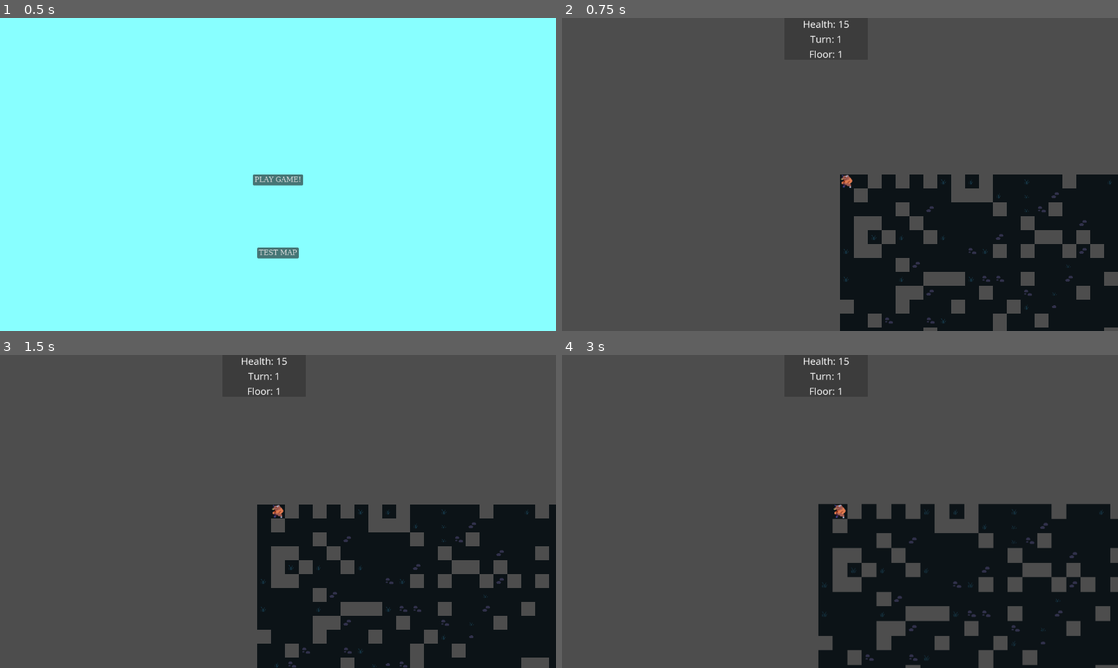
Above: before the commit, frames 1-4 (two rows, left to right).
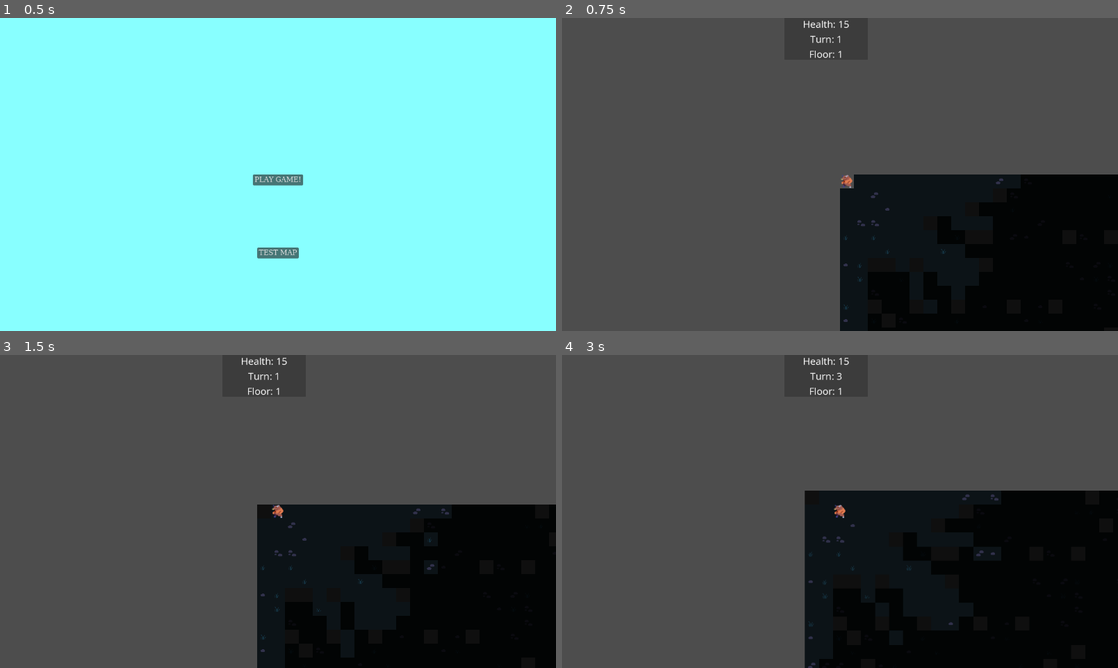
Above: after the commit, the same moments.

Repository: langel/ipsylial
Game: Godot game, scene res://scenes/main.tscn
The game is run twice, just before and just after one commit, with the same random seed, the same clock (stepped at 60 frames per second) and the same inputs.
Inputs (mouse positions are in pixels of both pictures, inside the frame that each line leads up to):
- Up to frame 1 (0.5 s): no input
- Up to frame 2 (0.75 s): click "TEST MAP" at 0.5 s
- Up to frame 3 (1.5 s): tap Enter at 1.25 s; move the mouse to (400, 495) at 1.27 s; hold D (move_right) from 1.28 s (still down); tap Space (space) at 1.35 s
- Up to frame 4 (3 s): tap Space (space) at 2, 2.1 s; move the mouse to (728, 527) at 2.02 s; release D (move_right) at 2.03 s; hold S (move_down) 2.03-2.78 s; tap Enter at 2.75 s; move the mouse to (895, 442) at 2.77 s; hold D (move_right) from 2.78 s (still down); tap Mouse wheel up (zoom_in) at 2.85 s

Frame 1 is identical in both runs. In frame 2, 5.6% of the frame differs, in the area x 50-100%, y 50-100%; in frame 3, 6.2%; in frame 4, 10%, in the area x 43-100%, y 5-100%.

Commit message:
los, fighting

Diff:
--- a/scenes/baddy.tscn
+++ b/scenes/baddy.tscn
@@ -28,3 +28,14 @@
 offset_top = -24.0
 offset_right = 51.0
 offset_bottom = -1.0
+
+[node name="HPBar" type="ColorRect" parent="."]
+layout_mode = 1
+anchors_preset = 12
+anchor_top = 1.0
+anchor_right = 1.0
+anchor_bottom = 1.0
+offset_top = -6.0
+grow_horizontal = 2
+grow_vertical = 0
+color = Color(0.509804, 0, 0, 0.470588)
--- a/scenes/baddy_scene.gd
+++ b/scenes/baddy_scene.gd
@@ -1,25 +1,95 @@
 extends Node
 
-var baddy : Baddy
-
+var baddy: Baddy
+var max_hp: int = 1  # Will be set when update_baddy() is called
 
 # Called when the node enters the scene tree for the first time.
 func _ready() -> void:
+	self.visible = false
 	pass # Replace with function body.
 
 func update_baddy(baddy: Baddy):
 	var sprite: Sprite2D = $Sprite2D
+	var hp_bar: ColorRect = $HPBar  # Ensure HPBar exists in the scene
+
 	self.baddy = baddy
 	self.baddy.scene = self
-	sprite.texture = baddy.get_texture_for_type(baddy.baddy_type)
+	sprite.texture = baddy.get_texture_for_type()
+
+	# Set max HP based on the baddy's initial HP
+	max_hp = baddy.hp
+
+	# Set HP bar size and color
+	hp_bar.color = Color(0, 1, 0, 1)  # Green for full health
+	hp_bar.visible = false  # Ensure the HP bar is visible
+	hp_bar.position.y = 26
+	hp_bar.position.x = 0
+	#hp_bar.size.x = 32
+
+	# Connect signals to their handlers
+	if not self.baddy.baddy_attacks.is_connected(_on_baddy_attacks):
+		self.baddy.baddy_attacks.connect(_on_baddy_attacks)
+
+	if not self.baddy.baddy_damaged.is_connected(_on_baddy_damaged):
+		self.baddy.baddy_damaged.connect(_on_baddy_damaged)
+
+	if not self.baddy.died.is_connected(_on_baddy_died):
+		self.baddy.died.connect(_on_baddy_died)
+
 
 func update_state():
 	var label = $Label
-	if self.baddy.behavior == Baddy.BaddyBehavior.CHILL:
-		label.text = ".."
-	elif self.baddy.behavior == Baddy.BaddyBehavior.SEEKING:
-		label.text = "+"
-	elif self.baddy.behavior == Baddy.BaddyBehavior.CONFIDENT:
-		label.text = "*"
-	elif self.baddy.behavior == Baddy.BaddyBehavior.STARTLED:
-		label.text = "!"
+	match self.baddy.behavior:
+		Baddy.BaddyBehavior.CHILL:
+			label.text = ".."
+		Baddy.BaddyBehavior.SEEKING:
+			label.text = "+"
+		Baddy.BaddyBehavior.CONFIDENT:
+			label.text = "*"
+		Baddy.BaddyBehavior.STARTLED:
+			label.text = "!"
+		Baddy.BaddyBehavior.ATTACKING:
+			label.text = "#"
+		Baddy.BaddyBehavior.FRIGHTENED:
+			label.text = "@"
+
+# Signal Handlers with Scale Animations and HP Bar Updates
+func _on_baddy_attacks(direction: Vector2):
+	var sprite: Sprite2D = $Sprite2D
+	var tween = create_tween()
+	tween.tween_property(sprite, "scale", Vector2(1.2, 1.2), 0.1).set_trans(Tween.TRANS_ELASTIC)
+	tween.tween_property(sprite, "scale", Vector2(1, 1), 0.1).set_trans(Tween.TRANS_ELASTIC)
+
+func _on_baddy_damaged():
+	var sprite: Sprite2D = $Sprite2D
+	var hp_bar: ColorRect = $HPBar  # Reference the HP bar
+	hp_bar.visible = true
+	var tween = create_tween()
+	tween.tween_property(sprite, "scale", Vector2(0.8, 0.8), 0.1).set_trans(Tween.TRANS_ELASTIC)
+	tween.tween_property(sprite, "scale", Vector2(1, 1), 0.1).set_trans(Tween.TRANS_ELASTIC)
+
+	# Update HP bar width
+	var new_width = 32 * (float(baddy.hp) / max_hp)
+	hp_bar.size.x = max(0, new_width)
+	hp_bar.position.y = 26
+	hp_bar.position.x = 0
+
+	# Change HP bar color based on health percentage
+	if baddy.hp > max_hp * 0.5:
+		hp_bar.color = Color(0, 1, 0, 1)  # Green
+	elif baddy.hp > max_hp * 0.25:
+		hp_bar.color = Color(1, 1, 0, 1)  # Yellow
+	else:
+		hp_bar.color = Color(1, 0, 0, 1)  # Red
+
+func _on_baddy_died():
+	var sprite: Sprite2D = $Sprite2D
+	var hp_bar: ColorRect = $HPBar
+
+	var tween = create_tween()
+	tween.tween_property(sprite, "scale", Vector2(0, 0), 0.5).set_trans(Tween.TRANS_BACK)
+	await tween.finished
+
+	hp_bar.hide()  # Hide the HP bar on death
+
+	queue_free()  # Remove the node after the animation completes
--- a/scenes/game.gd
+++ b/scenes/game.gd
@@ -3,9 +3,11 @@
 @onready var ground_tile_map = $Grid/Ground
 @onready var entity_layer = $EntityLayer
 @onready var player = $EntityLayer/Player
+@onready var fog_layer = $Grid/FogOfWar  # Layer for fog effect
+
 var turn = 0
-
 const BADDY_SCENE = preload("res://scenes/baddy.tscn")
+const LOS_RANGE = 12  # Max line of sight range
 
 func _ready() -> void:
 	GameState.start_game()
@@ -17,6 +19,14 @@
 	GameState.turn_ended.connect(_on_turn_ended)
 
 	spawn_baddies()
+	initialize_fog_layer()
+
+	# Bind update_zoom event from Camera2D
+	$Camera2D.connect("update_zoom", Callable(self, "_on_update_zoom"))
+
+func _on_update_zoom():
+	"""Recalculate fog layer visibility when zoom level changes."""
+	update_los()
 
 func _input(event):
 	if !GameState.turn_active:
@@ -33,23 +43,70 @@
 	elif Input.is_action_just_pressed("move_up"):
 		move_dir = Vector2i(0, -1)
 	elif Input.is_action_just_pressed("escape"):
-		get_tree().quit()
+		GameState.disable_fog = not GameState.disable_fog
+		update_los()
 
 	if move_dir != Vector2i.ZERO:
-		GameState.move_player(move_dir)
+		move_player(move_dir)
 
 func _on_player_moved(new_position: Vector2i):
 	player.position = new_position * GameState.TILE_SIZE + Vector2i(GameState.TILE_SIZE / 2, GameState.TILE_SIZE / 2)
+	update_los()
+
+func move_player(move_dir: Vector2):
+	var moved = GameState.move_player(move_dir)
+	var destination = GameState.player_position + move_dir
+	if not moved:
+		if GameState.pos_has_baddy(destination):
+			attack_baddy(destination)
+		else:
+			return
+	GameState.end_turn()
+
+func attack_baddy(destination):
+	var found_baddy: Baddy = null
+	for baddy in GameState.baddies:
+		if baddy.grid_position == destination:
+			found_baddy = baddy
+			break
+	if found_baddy == null:
+		return
+
+	# Play attack animation before applying damage
+	await animate_attack(destination)
+
+	# Apply damage after animation
+	found_baddy.take_damage(GameState.player_damage)
+
+func animate_attack(target_pos: Vector2) -> void:
+	var original_position = player.position
+	var direction = (target_pos - GameState.player_position).normalized() * 4  # Small push in direction of attack
+
+	# Create animation
+	var tween = create_tween()
+	tween.tween_property(player, "position", original_position + direction, 0.08).set_trans(Tween.TRANS_QUAD)
+	tween.parallel().tween_property(player, "scale", Vector2(1.2, 1.2), 0.08).set_trans(Tween.TRANS_ELASTIC)
+
+	tween.tween_property(player, "position", original_position, 0.08).set_trans(Tween.TRANS_QUAD)
+	tween.parallel().tween_property(player, "scale", Vector2(1, 1), 0.08).set_trans(Tween.TRANS_ELASTIC)
+
+	# Wait for animation to complete
+	await tween.finished
+
+
 
 func _on_turn_ended():
 	drawScore()
 	turn += 1
 	await run_ai_turn()
+	update_los()
 	GameState.turn_active = true
 	drawScore()
 
 func run_ai_turn():
 	for baddy in GameState.baddies:
+		if not baddy.is_alive():
+			continue
 		baddy.take_turn()
 		baddy.scene.position = (baddy.grid_position * GameState.TILE_SIZE)
 		baddy.scene.update_state()
@@ -57,7 +114,6 @@
 	await get_tree().create_timer(0.01).timeout
 
 func drawScore():
-	var label = $CanvasLayer/Label
 	var game_status_scene = $CanvasLayer/GameStatus
 
 	game_status_scene.display_hp = GameState.hp
@@ -96,3 +152,145 @@
 			if (GameState.map.tiles[j][i].type == Tile.TileType.FLOOR):
 				texture_coords = get_random_floor_tile()
 			ground_tile_map.set_cell(Vector2i(j, i), 1, texture_coords, 0)
+
+# ----------------------------
+# LINE OF SIGHT (LOS) SYSTEM
+# ----------------------------
+
+func initialize_fog_layer():
+	""" Create fog overlay for each tile """
+	# Remove any existing fog tiles before reinitializing
+	for child in fog_layer.get_children():
+		fog_layer.remove_child(child)
+		child.queue_free()
+
+	# Create a fog tile (ColorRect) for each tile in the grid
+	for i in range(GameState.map.height):
+		for j in range(GameState.map.width):
+			var rect = ColorRect.new()
+			rect.size = Vector2(GameState.TILE_SIZE, GameState.TILE_SIZE)
+			rect.color = Color(0, 0, 0, 0.8)  # Semi-transparent black fog
+			rect.position = Vector2(j, i) * GameState.TILE_SIZE
+			fog_layer.add_child(rect)
+
+	# Update the fog layer to reveal initial LOS
+	update_los()
+
+
+func update_los():
+	"""Optimized visibility update based on player's line of sight and camera culling."""
+
+	if GameState.disable_fog:
+		fog_layer.visible = false
+		for baddy in GameState.baddies:
+			if baddy.scene != null:
+				baddy.scene.visible = true
+		return
+
+	fog_layer.visible = true  # Ensure fog layer is visible
+
+	# Get properly scaled camera bounds
+	var camera_rect = get_camera_bounds().grow(10*GameState.TILE_SIZE)
+	print("Camera rect is " + str(camera_rect))
+	# Get visible tiles within LOS range
+	var visible_tiles = get_tiles_in_los()
+	var los_area = Rect2(GameState.player_position - Vector2(LOS_RANGE, LOS_RANGE), Vector2(LOS_RANGE * 2, LOS_RANGE * 2))
+
+	# Update fog tiles (considering zoom)
+	for fog_rect in fog_layer.get_children():
+		var tile_pos = fog_rect.position / GameState.TILE_SIZE
+
+		# Fog should render if it's within the corrected camera bounds
+		if camera_rect.has_point(fog_rect.position):
+			# Only hide fog in LOS, but keep it rendered if outside LOS
+			fog_rect.visible = tile_pos not in visible_tiles
+		else:
+			# Cull fog outside camera view for performance
+			fog_rect.visible = false
+
+	# Hide or show baddies based on LOS and camera culling
+	for baddy in GameState.baddies:
+		if baddy.scene == null:
+			continue
+		if camera_rect.has_point(baddy.scene.position):
+			# Baddies should only be visible if they're inside LOS
+			baddy.scene.visible = baddy.grid_position in visible_tiles
+		else:
+			# Cull baddies outside the camera view
+			baddy.scene.visible = false
+
+
+
+func get_camera_bounds() -> Rect2:
+	"""Returns the world-space bounds of the Camera2D, properly handling zoom."""
+	var camera: Camera2D = $Camera2D  # Directly reference the correct camera
+	var viewport_size = get_viewport().size  # Get the viewport's actual size (Vector2i)
+
+	# Convert Vector2i to Vector2 for correct calculations and divide by zoom
+	var half_screen_size = (Vector2(viewport_size) / 2) / camera.zoom
+
+	var top_left = camera.position - half_screen_size
+	var size = half_screen_size * 2
+
+	return Rect2(top_left, size)  # Return world-space bounds adjusted for zoom
+
+
+
+
+func get_tiles_in_los() -> Array:
+	"""Computes field of view (FOV) using a circular area and checks for obstructions."""
+	var los_tiles = []
+	var origin = GameState.player_position
+
+	# Iterate over all tiles within a circular area
+	for x in range(-LOS_RANGE, LOS_RANGE + 1):
+		for y in range(-LOS_RANGE, LOS_RANGE + 1):
+			var target_pos = origin + Vector2(x, y)
+
+			# Ensure we stay within the valid map area
+			if not is_tile_valid(target_pos):
+				continue
+
+			# Ensure the tile is within a circular range
+			if target_pos.distance_to(origin) > LOS_RANGE:
+				continue
+
+			# Check if the direct path from origin to target_pos is blocked
+			if not is_path_blocked(origin, target_pos):
+				los_tiles.append(target_pos)
+
+	return los_tiles
+
+
+func is_path_blocked(start: Vector2, end: Vector2) -> bool:
+	"""Checks if the direct line from start to end is blocked by a wall using Bresenham's algorithm."""
+	var diff = end - start
+	var steps = max(abs(diff.x), abs(diff.y))
+
+	# Step increment for each axis
+	var step_x = diff.x / steps
+	var step_y = diff.y / steps
+
+	var current_pos = start
+
+	# Iterate over the line, checking each step
+	for i in range(steps):
+		current_pos += Vector2(step_x, step_y)
+
+		# Round to the nearest tile position
+		var tile_pos = Vector2(round(current_pos.x), round(current_pos.y))
+
+		# If we hit a wall, return True (path is blocked)
+		if is_tile_wall(tile_pos):
+			return true
+
+	return false  # Path is clear
+
+
+func is_tile_valid(pos: Vector2) -> bool:
+	""" Check if a tile position is within map bounds """
+	return pos.x >= 0 and pos.y >= 0 and pos.x < GameState.map.width and pos.y < GameState.map.height
+
+func is_tile_wall(pos: Vector2) -> bool:
+	""" Check if a given tile is a wall """
+	return GameState.map.tiles[pos.x][pos.y].type == Tile.TileType.WALL or GameState.map.tiles[pos.x][pos.y].type == Tile.TileType.AIR
--- a/scenes/game.tscn
+++ b/scenes/game.tscn
@@ -36,6 +36,8 @@
 tile_set = ExtResource("1_38m8k")
 collision_enabled = false
 
+[node name="FogOfWar" type="Node2D" parent="Grid"]
+
 [node name="EntityLayer" type="Node2D" parent="."]
 
 [node name="Player" type="Sprite2D" parent="EntityLayer"]
--- a/scripts/baddies/barbarian.gd
+++ b/scripts/baddies/barbarian.gd
@@ -5,7 +5,7 @@
 	super(pos, baddy_type)
 	self.num_variations = 6
 	self.variation_coords = [Vector2(0,3),Vector2(1,3),Vector2(2,3),Vector2(3,3),Vector2(4,3),Vector2(5,3)]
-	self.variation = self.num_variations%GameState.rng_next_int()
+	self.variation = (GameState.rng_next_int())%self.num_variations
 
 # Called when the node enters the scene tree for the first time.
 func _ready() -> void:
--- a/scripts/baddies/farmer.gd
+++ b/scripts/baddies/farmer.gd
@@ -11,7 +11,7 @@
 	super(pos, baddy_type)
 	self.num_variations = 5
 	self.variation_coords = [Vector2(0,5),Vector2(1,5),Vector2(2,5),Vector2(3,5),Vector2(4,5)]
-	self.variation = self.num_variations%GameState.rng_next_int()
+	self.variation = (GameState.rng_next_int())%self.num_variations
 
 # Called every frame. 'delta' is the elapsed time since the previous frame.
 func _process(delta: float) -> void:
--- a/scripts/baddies/knight.gd
+++ b/scripts/baddies/knight.gd
@@ -6,7 +6,7 @@
 	super(pos, baddy_type)
 	self.num_variations = 5
 	self.variation_coords = [Vector2(0,2),Vector2(1,2),Vector2(2,2),Vector2(3,2),Vector2(4,2)]
-	self.variation = self.num_variations%GameState.rng_next_int()
+	self.variation = (GameState.rng_next_int())%self.num_variations
 
 
 # Called when the node enters the scene tree for the first time.
--- a/scripts/baddies/rogue.gd
+++ b/scripts/baddies/rogue.gd
@@ -5,8 +5,7 @@
 	super(pos, baddy_type)
 	self.num_variations = 5
 	self.variation_coords = [Vector2(0,0),Vector2(1,0),Vector2(2,0),Vector2(3,0),Vector2(4,0)]
-	self.variation = self.num_variations%GameState.rng_next_int()
-
+	self.variation = (GameState.rng_next_int())%self.num_variations
 
 # Called when the node enters the scene tree for the first time.
 func _ready() -> void:
--- a/scripts/baddies/wizard.gd
+++ b/scripts/baddies/wizard.gd
@@ -5,7 +5,7 @@
 	super(pos, baddy_type)
 	self.num_variations = 5
 	self.variation_coords = [Vector2(0,4),Vector2(1,4),Vector2(2,4),Vector2(3,4),Vector2(4,4)]
-	self.variation = self.num_variations%GameState.rng_next_int()
+	self.variation = (GameState.rng_next_int())%self.num_variations
 
 # Called when the node enters the scene tree for the first time.
 func _ready() -> void:
--- a/scripts/baddy.gd
+++ b/scripts/baddy.gd
@@ -1,8 +1,12 @@
 class_name Baddy
 extends Control
+signal baddy_attacks(direction: Vector2)
+signal baddy_damaged
+signal died
+signal toggle_visible
 
 enum BaddyType { ROGUE, KNIGHT, MAGE, BARB, FARMER }
-enum BaddyBehavior {CHILL, CONFIDENT, SEEKING, STARTLED}
+enum BaddyBehavior {CHILL, CONFIDENT, SEEKING, STARTLED, ATTACKING, FRIGHTENED}
 
 var baddy_type: BaddyType = BaddyType.FARMER
 var grid_position: Vector2 = Vector2(0,0)
@@ -14,11 +18,15 @@
 var behavior_change_freq = 2
 var behavior_turns = 0
 var num_variations = 1
+var attack_frequency = 2
+var damage = 1
 var variation = 0
+
+var hp = 4
 
 var variation_coords: Array[Vector2] = [Vector2(0,0)]
 
-const SPRITE_SHEET = preload("res://assets/textures/32rogues/rogues.png")
+var SPRITE_SHEET = preload("res://assets/textures/32rogues/rogues.png")
 const FRAME_SIZE = Vector2(GameState.TILE_SIZE, GameState.TILE_SIZE)
 
 func _init(pos: Vector2i, baddy_type: BaddyType = BaddyType.FARMER):
@@ -28,9 +36,9 @@
 
 func _ready() -> void:
 	position = (grid_position * GameState.TILE_SIZE) + Vector2(GameState.TILE_SIZE / 2, GameState.TILE_SIZE / 2)
-	texture = get_texture_for_type(baddy_type)
+	texture = get_texture_for_type()
 
-func get_texture_for_type(baddy_type: BaddyType) -> AtlasTexture:
+func get_texture_for_type() -> AtlasTexture:
 	var texture = AtlasTexture.new()
 	texture.atlas = SPRITE_SHEET
 	texture.region = get_region_for_type()
@@ -44,6 +52,20 @@
 
 func any_player():
 	return GameState.player_position.distance_to(grid_position) <= aggression_area
+
+
+func take_damage(amount):
+	hp -= amount
+	emit_signal("baddy_damaged")
+	if not is_alive():
+		die()
+
+func is_alive():
+	return hp > 0
+
+func die():
+	emit_signal("died")
+	pass
 
 func set_behavior(behavior):
 	self.behavior_turns = 0
@@ -77,6 +99,8 @@
 	var dir: Vector2 = Vector2(0,0)
 	behavior_turns += 1
 	if behavior_turns > behavior_change_freq:
+		if behavior == BaddyBehavior.ATTACKING:
+			set_behavior(BaddyBehavior.SEEKING)
 		change_behavior()
 
 	if behavior == BaddyBehavior.CHILL:
@@ -87,6 +111,10 @@
 	var new_position = self.grid_position + dir
 	if GameState.baddy_can_move_here(new_position):
 		self.grid_position = new_position
+	elif new_position == GameState.player_position:
+		self.set_behavior(BaddyBehavior.ATTACKING)
+		GameState.attack_player(self)
+		emit_signal("baddy_attacks",dir)
 
 func get_random_direction():
 	var rand = GameState.rng_next_int()%4
@@ -106,5 +134,5 @@
 	return Vector2(0,0)
 
 func get_region_for_type() -> Rect2:
-	var coords = variation_coords[variation%variation_coords.size()]
+	var coords = variation_coords[self.variation%self.num_variations]
 	return Rect2(FRAME_SIZE.x*coords.x, FRAME_SIZE.y*coords.y, FRAME_SIZE.x, FRAME_SIZE.y)
--- a/scripts/game_camera.gd
+++ b/scripts/game_camera.gd
@@ -1,4 +1,5 @@
 extends Camera2D
+signal update_zoom
 
 @export var zoom_step: float = 0.1
 @export var min_zoom: float = 0.3
@@ -17,9 +18,12 @@
 		target_zoom *= 1.0 - zoom_step
 	elif Input.is_action_just_pressed("zoom_in"):
 		target_zoom *= 1.0 + zoom_step
-
+	else:
+		return
+	emit_signal("update_zoom")
 	target_zoom = target_zoom.clamp(Vector2(min_zoom, min_zoom), Vector2(max_zoom, max_zoom))
 	zoom = zoom.lerp(target_zoom, 5.0 * delta)
 
+
 func _on_player_moved(new_position: Vector2i):
 	position = (new_position * tile_size) + Vector2i(tile_size / 2, tile_size / 2)
--- a/scripts/game_state.gd
+++ b/scripts/game_state.gd
@@ -2,12 +2,16 @@
 
 signal player_moved(new_position: Vector2i)
 signal turn_ended
+signal player_damaged
 
 const DEFAULT_RNG_POS = 0x13371ee7
 const TILE_SIZE: int = 32
 
+var disable_fog = false
+
 var hp = 15
 var player_position: Vector2 = Vector2(0, 0)
+var player_damage = 1
 
 var map: Map
 var baddies: Array[Baddy] = []
@@ -25,6 +29,10 @@
 	map = new_map()
 	build_pathfinding_grid()
 	baddies = new_baddies()
+	# Connect death signals for all baddies
+	for baddy in baddies:
+		if not baddy.died.is_connected(_on_baddy_died):
+			baddy.died.connect(_on_baddy_died.bind(baddy))
 
 func new_baddies():
 	var baddies: Array[Baddy] = []
@@ -34,36 +42,65 @@
 		var baddy: Baddy = baddy_factory.new_baddy(baddy_factory.get_random_baddy_type())
 		baddy.grid_position = Vector2(rng_next_int()%map.width,rng_next_int()%map.height)
 		baddies.append(baddy)
+	for i in Baddy.BaddyType.values():
+		for j in range(0,5):
+			var baddy: Baddy = baddy_factory.new_baddy(i)
+			baddy.grid_position = Vector2(rng_next_int()%map.width,rng_next_int()%map.height)
+			baddies.append(baddy)
+
+
 	return baddies
+
+func _on_baddy_died(baddy: Baddy):
+	""" Removes a dead baddy from the baddies list. """
+	if baddy in baddies:
+		baddies.erase(baddy)
+
 
 func rng_next_int() -> int:
 	pos += 1
 	return rng.rng(pos, seedval)
 
 func new_map() -> Map:
-	return Map.new(40, 40)
+	return Map.new(128, 256)
 
 func move_player(direction: Vector2):
 	if !turn_active:
-		return
+		return false
 
 	var new_pos = player_position + direction
 
 	if new_pos.x < 0 or new_pos.x >= map.width or new_pos.y < 0 or new_pos.y >= map.height:
-		return
+		return false
 	if map.tiles[new_pos.x][new_pos.y].type != Tile.TileType.FLOOR:
-		return
+		return false
 	if !player_can_move_here(new_pos):
-		return
+		return false
 
 	player_position = new_pos
 	player_moved.emit(new_pos)
+	return true
 
-	end_turn()
+
+func pos_has_baddy(position: Vector2):
+	for baddy in baddies:
+		if baddy.grid_position == position:
+			return true
+	return false
 
 func end_turn():
 	turn_active = false
 	turn_ended.emit()
+
+func attack_player(baddy: Baddy):
+	emit_signal("player_damaged")
+	hp -= baddy.damage
+	if hp <= 0:
+		die()
+	pass
+
+func die():
+	pass
 
 func get_ai_path(start: Vector2, end: Vector2) -> Array:
 	var start_id = get_astar_id(start)
@@ -82,7 +119,7 @@
 	if not map.tiles[baddy_pos.x][baddy_pos.y].traversable:
 		return false
 	for baddy in baddies:
-		if baddy.grid_position == baddy_pos:
+		if baddy.grid_position == baddy_pos and baddy.is_alive():
 			return false
 	if player_position == baddy_pos:
 		return false
@@ -92,7 +129,7 @@
 	if not map.tiles[baddy_pos.x][baddy_pos.y].traversable:
 		return false
 	for baddy in baddies:
-		if baddy.grid_position == baddy_pos:
+		if baddy.grid_position == baddy_pos and baddy.is_alive():
 			return false
 	if player_position == baddy_pos:
 		return false
--- a/scripts/map.gd
+++ b/scripts/map.gd
@@ -4,9 +4,11 @@
 var height: int = 0
 var width: int = 0
 var tiles: Array = []
+var level = 0
+var num_upstairs = 2
+var num_downstairs = 2
 
-
-func _init(height: int = 10, width: int = 10):
+func _init(height: int = 10, width: int = 10, num_upstairs = 2, num_downstairs=2, level=0):
 	self.height = height
 	self.width = width
 	self.build_map()
@@ -17,7 +19,7 @@
 		tiles.append([])
 	for i in range(0,height):
 		for j in range(0, width):
-			var type =  Tile.TileType.AIR if (GameState.rng_next_int()%5 == 0) else Tile.TileType.FLOOR
+			var type =  Tile.TileType.AIR if (GameState.rng_next_int()%12 == 0) else Tile.TileType.FLOOR
 			tiles[j].append(Tile.new(j,i,type))
 
 
